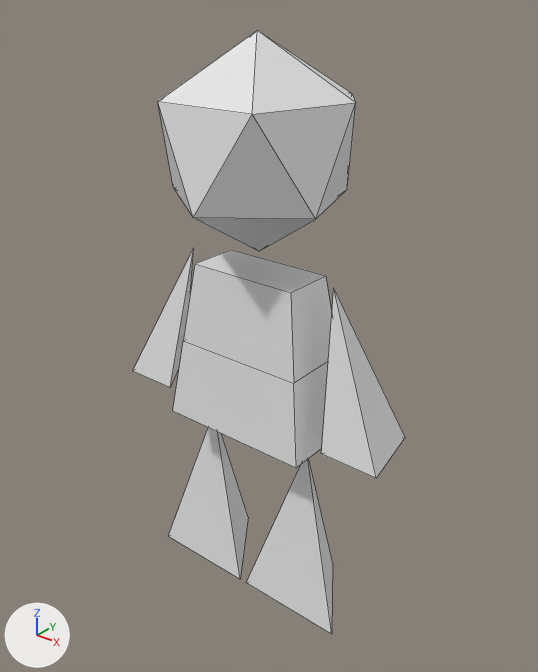
The Blender file art/avatar/icoguy.blend: old version first, new version second.
One viewpoint serves both versions: a 50 mm lens placed at (0.88, -1.068, 1.286), pointed at (0.017, 0.011, 0.618). The axes (+X, +Y, +Z) are drawn at lower left. The lights are the same throughout. The first picture is the older version. Mesh edges are drawn as thin lines.

Names of what the first picture shows: 'Head', 'LArm', 'LLeg', 'RArm', 'RLeg', 'Torso'.
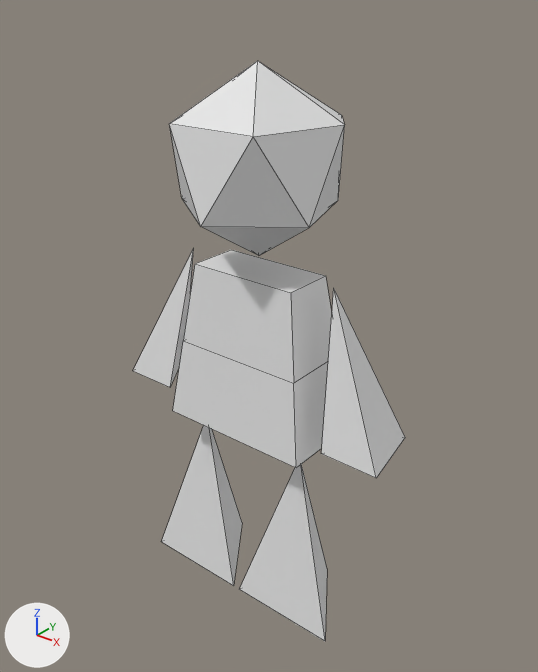
What the commit changed:
Object 'Head' (ob_head) moves from (0.0, 0.0, 0.0) to (0.0, 0.0, 0.071).
Object 'Head' (ob_head) is rescaled from (0.14, 0.121, 0.195) to (0.126, 0.109, 0.176).
Object 'LLeg' (ob_lleg) moves from (-0.002, 0.002, -0.007) to (-0.001, -0.023, -0.007).
Object 'RLeg' (ob_rleg) moves from (0.0, -0.005, 0.0) to (0.0, -0.03, 0.0).

Boxes [x1, y1, x2, y2] around the edits, measured in the pictures (538 x 672 px):
'Head', moved, rescaled (11% narrower, 12% shorter)
    before: [158, 30, 356, 251]
    after: [169, 61, 345, 256]
'RLeg', moved
    before: [246, 458, 333, 634]
    after: [240, 464, 327, 641]
'LLeg', moved
    before: [168, 427, 248, 579]
    after: [161, 425, 242, 586]
